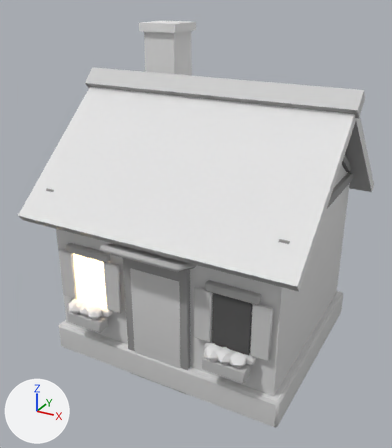
A saved change to the glTF model shared/assets/rrb/spike/f84/spike_house_stone.glb.
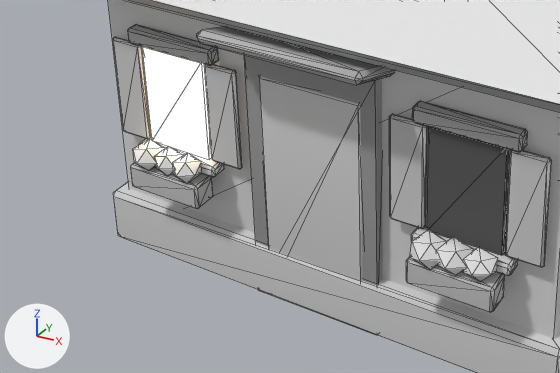
There are two pictures of each version: one whole from a 50 mm lens placed at (4.07, -7.86, 6.1), pointed at (-0.09, -0.3, 2.32), one close up on the part from 1% to 71% of the width and 52% to 92% of the height. Arrows for +X, +Y and +Z are at lower left; the lights stay in place. The first two pictures are the older version. The close-ups show mesh edges as thin lines. Vertices at exactly the same position are counted once.

The older version as bpy lines, for what is in view:
```python
ob_spike_house_stone_deco = bpy.data.objects.new('spike_house_stone_deco', me_spike_house_stone_deco)
ob_spike_house_stone_deco.location = (0.0, 0.0, 0.0)
ob_spike_house_stone_roof = bpy.data.objects.new('spike_house_stone_roof', me_spike_house_stone_roof)
ob_spike_house_stone_roof.location = (0.0, 0.0, 0.0)
ob_spike_house_stone_walls = bpy.data.objects.new('spike_house_stone_walls', me_spike_house_stone_walls)
ob_spike_house_stone_walls.location = (0.0, 0.0, 0.0)
```
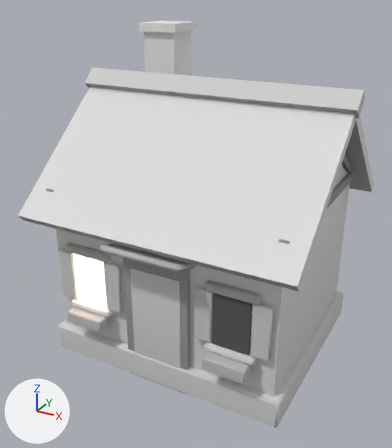
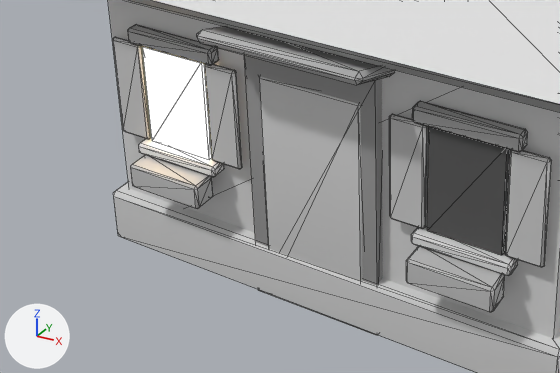
Location of each change, (x1, y1, x2, y2) in pixels of the close-ups (560 x 373 px):
part 1 of me_spike_house_stone_deco, deleted: before (133, 139, 498, 282)
part 2 of me_spike_house_stone_deco, recoloured: (139, 143, 215, 177) in both

The change in detail:
me_spike_house_stone_deco is used by ob_spike_house_stone_deco; location (0.0, 0.0, 0.0).
me_spike_house_stone_deco had 432 vertices, 772 faces and spanned x -1.92..1.92, y -2.1..1.86, z 0.82..2.19.
me_spike_house_stone_deco now has 360 vertices, 652 faces and spans x -1.92..1.92, y -2.03..1.86, z 0.82..2.19.
me_spike_house_stone_deco part 1: 6 loose pieces with 72 vertices, spanning x -1.64..1.61, y -2.1..-1.77, z 1.01..1.24, are deleted.
me_spike_house_stone_deco part 2: 86 kept faces spanning x -1.7..0.4, y -1.86..1.86, z 1.04..1.14 get new vertex colours.
me_spike_house_stone_deco no longer uses material mat_spike_leaves.
